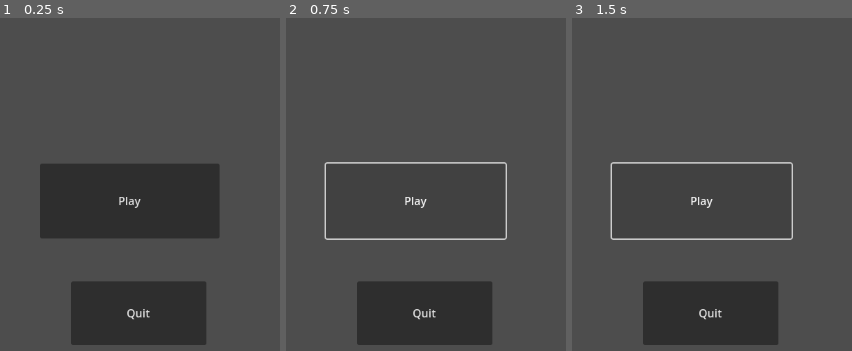
Above: before the commit, frames 1-3 (left to right).
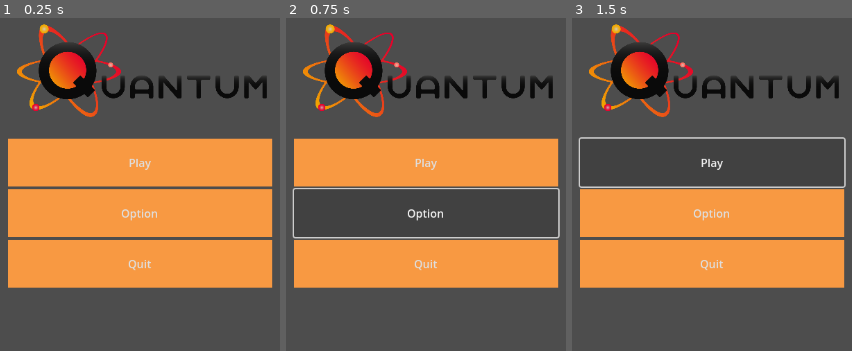
Above: after the commit, the same moments.

Repository: qaif/quantum-games-hackathon-2023
Game: Godot game, scene res://menu.tscn
Two runs of this game, one before a commit and one after it. Both use one fixed random seed, a clock stepped at 60 frames per second and the inputs below.
Inputs (mouse positions are in pixels of both pictures, inside the frame that each line leads up to):
- Up to frame 1 (0.25 s): no input
- Up to frame 2 (0.75 s): click (426, 214) at 0.5 s, where only the run after the commit has a clickable "Option"
- Up to frame 3 (1.5 s): click "Play" at 1.25 s

The runs differ from the first frame. In frame 1, 56% of the frame differs, in the area x 2-98%, y 1-99%; in frame 2, 43%; in frame 3, 43%.

Commit message:
feat : add default menu

Diff:
--- a/menu.tscn
+++ b/menu.tscn
@@ -1,17 +1,72 @@
-[gd_scene format=3 uid="uid://brun0jh2tal5d"]
+[gd_scene load_steps=5 format=3 uid="uid://brun0jh2tal5d"]
+
+[ext_resource type="Texture2D" uid="uid://biairwunmhjdr" path="res://resources/quantumbanner.png" id="1_0ptbe"]
+
+[sub_resource type="StyleBoxFlat" id="StyleBoxFlat_6lx0h"]
+bg_color = Color(0.972549, 0.6, 0.258824, 1)
+
+[sub_resource type="StyleBoxFlat" id="StyleBoxFlat_j76mn"]
+bg_color = Color(0.972549, 0.6, 0.258824, 1)
+
+[sub_resource type="StyleBoxFlat" id="StyleBoxFlat_d38iw"]
+bg_color = Color(0.972549, 0.6, 0.258824, 1)
 
 [node name="Menu" type="Node2D"]
 
-[node name="PlayButton" type="Button" parent="."]
-offset_left = 431.0
-offset_top = 252.0
-offset_right = 690.0
-offset_bottom = 360.0
+[node name="VBoxContainer" type="VBoxContainer" parent="."]
+offset_right = 1152.0
+offset_bottom = 648.0
+theme_override_constants/separation = 2
+alignment = 1
+
+[node name="Header" type="VBoxContainer" parent="VBoxContainer"]
+layout_mode = 2
+size_flags_vertical = 3
+
+[node name="Quantumbanner" type="Sprite2D" parent="VBoxContainer/Header"]
+position = Vector2(578, 118)
+scale = Vector2(0.215909, 0.214286)
+texture = ExtResource("1_0ptbe")
+
+[node name="ButtonContainer" type="HBoxContainer" parent="VBoxContainer"]
+layout_mode = 2
+size_flags_vertical = 3
+
+[node name="LeftMargin" type="HBoxContainer" parent="VBoxContainer/ButtonContainer"]
+layout_mode = 2
+size_flags_horizontal = 3
+
+[node name="MiddleBox" type="VBoxContainer" parent="VBoxContainer/ButtonContainer"]
+layout_mode = 2
+size_flags_horizontal = 3
+size_flags_vertical = 3
+
+[node name="PlayButton" type="Button" parent="VBoxContainer/ButtonContainer/MiddleBox"]
+layout_mode = 2
+size_flags_horizontal = 3
+size_flags_vertical = 3
+theme_override_styles/normal = SubResource("StyleBoxFlat_6lx0h")
 text = "Play"
 
-[node name="QuitButton" type="Button" parent="."]
-offset_left = 476.0
-offset_top = 422.0
-offset_right = 671.0
-offset_bottom = 514.0
+[node name="OptionButton" type="Button" parent="VBoxContainer/ButtonContainer/MiddleBox"]
+layout_mode = 2
+size_flags_horizontal = 3
+size_flags_vertical = 3
+theme_override_styles/normal = SubResource("StyleBoxFlat_j76mn")
+text = "Option
+"
+
+[node name="QuitButton" type="Button" parent="VBoxContainer/ButtonContainer/MiddleBox"]
+layout_mode = 2
+size_flags_horizontal = 3
+size_flags_vertical = 3
+theme_override_styles/normal = SubResource("StyleBoxFlat_d38iw")
 text = "Quit"
+
+[node name="RightMargin" type="HBoxContainer" parent="VBoxContainer/ButtonContainer"]
+layout_mode = 2
+size_flags_horizontal = 3
+
+[node name="Footer" type="VBoxContainer" parent="VBoxContainer"]
+layout_mode = 2
+size_flags_vertical = 3
Binary file added: resources/quantumbanner.png
Not shown, added: resources/quantumbanner.png.import
Binary file added: resources/quantumlogo.png
Not shown, added: resources/quantumlogo.png.import
